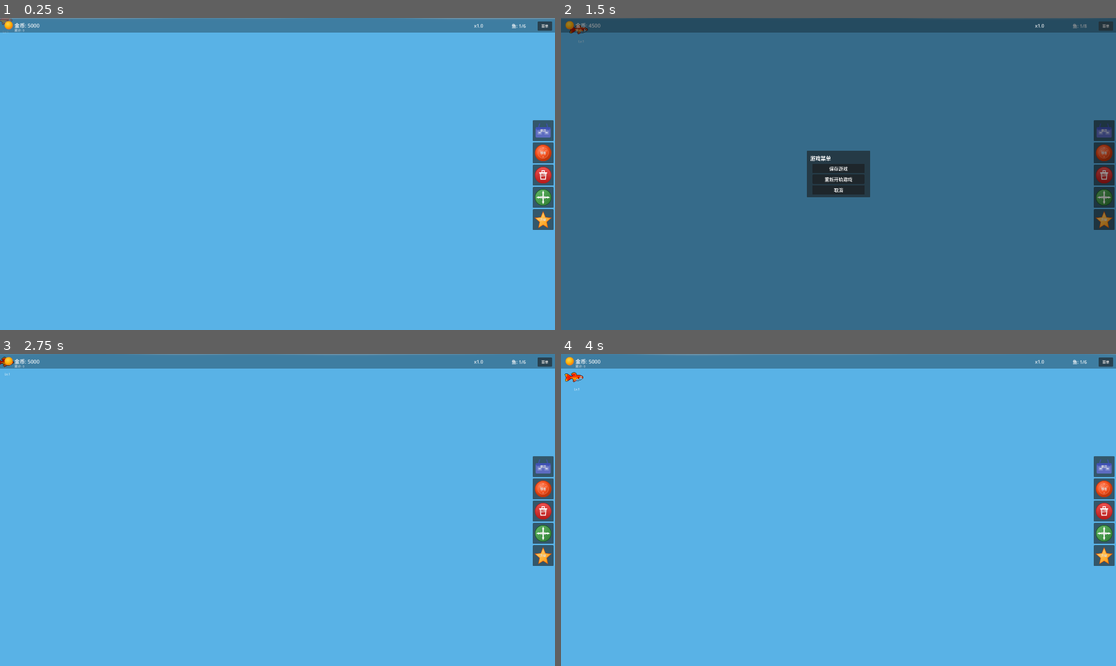
Above: before the commit, frames 1-4 (two rows, left to right).
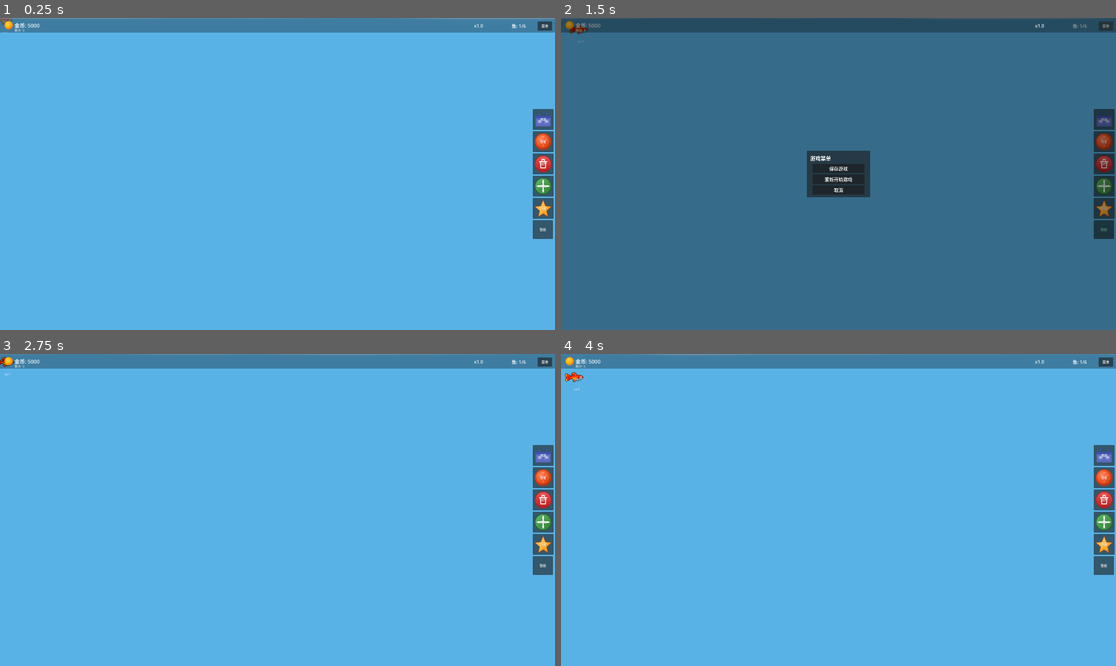
Above: after the commit, the same moments.

Repository: ZhanXuzhao/Deskquarium
Game: Godot game, scene res://main.tscn
The game is run twice, just before and just after one commit, with the same random seed, the same clock (stepped at 60 frames per second) and the same inputs.
Inputs (mouse positions are in pixels of both pictures, inside the frame that each line leads up to):
- Up to frame 1 (0.25 s): no input
- Up to frame 2 (1.5 s): click (1104, 230) at 0.5 s, where only the run after the commit has a clickable "壁纸"; click "菜单" at 1.25 s
- Up to frame 3 (2.75 s): click "重新开始游戏" at 2 s
- Up to frame 4 (4 s): click "商店" at 2.75 s; click "关闭" at 3.5 s

The runs differ from the first frame. In frame 1, 1.2% of the frame differs, in the area x 95-100%, y 29-71%; in frame 2, 1.1%; in frame 3, 1.2%; in frame 4, 1.2%.

Commit message:
feat: add wallpaper mode to side menu

Diff:
--- a/scripts/main.gd
+++ b/scripts/main.gd
@@ -43,6 +43,12 @@
 var _earned_label: Label
 var _fish_count_label: Label
 
+var _wallpaper_mode: bool = false
+var _prev_window_mode: int = DisplayServer.WINDOW_MODE_WINDOWED
+var _prev_borderless: bool = false
+var _prev_window_pos: Vector2i = Vector2i.ZERO
+var _prev_window_size: Vector2i = Vector2i.ZERO
+
 # 装饰物放置模式
 var _placement_preview: Sprite2D = null
 var _placement_deco_type: int = -1
@@ -297,6 +303,7 @@
 				{"action": "sell"},
 				{"action": "move"},
 				{"action": "upgrade"},
+				{"action": "wallpaper"},
 			]
 			var btn_count := buttons.size()
 			var btn_width := 70
@@ -480,6 +487,7 @@
 		{"text": "出售", "icon": "res://assets/ui/ui_sell.svg", "action": "sell"},
 		{"text": "移动", "icon": "res://assets/ui/ui_move.svg", "action": "move"},
 		{"text": "升级", "icon": "res://assets/ui/ui_star.svg", "action": "upgrade"},
+		{"text": "壁纸", "icon": "", "action": "wallpaper"},
 	]
 
 	var btn_count := buttons.size()
@@ -502,10 +510,14 @@
 		btn.add_theme_font_size_override("font_size", 10)
 		ui.add_child(btn)
 
-		var tex := load(data.icon) as Texture2D
-		if tex:
-			btn.icon = tex
-			btn.icon_alignment = HORIZONTAL_ALIGNMENT_CENTER
+		if data.icon.is_empty():
+			# 壁纸按钮无图标，仅文字
+			btn.add_theme_font_size_override("font_size", 11)
+		else:
+			var tex := load(data.icon) as Texture2D
+			if tex:
+				btn.icon = tex
+				btn.icon_alignment = HORIZONTAL_ALIGNMENT_CENTER
 
 		match data.action:
 			"shop":
@@ -518,6 +530,8 @@
 				btn.pressed.connect(_toggle_move_mode.bind(btn))
 			"upgrade":
 				btn.pressed.connect(do_upgrade)
+			"wallpaper":
+				btn.pressed.connect(_toggle_wallpaper_mode.bind(btn))
 
 
 func _toggle_sell_mode(btn: Button) -> void:
@@ -542,6 +556,117 @@
 		if is_instance_valid(btn):
 			btn.modulate = Color(0.6, 1.0, 0.6) if active else Color(1, 1, 1, 1)
 	, CONNECT_ONE_SHOT)
+
+
+func _toggle_wallpaper_mode(btn: Button) -> void:
+	if not _wallpaper_mode:
+		_enter_wallpaper_mode()
+		btn.modulate = Color(0.6, 1.0, 0.8)
+	else:
+		_exit_wallpaper_mode()
+		btn.modulate = Color(1, 1, 1, 1)
+
+
+func _enter_wallpaper_mode() -> void:
+	_prev_window_mode = DisplayServer.window_get_mode()
+	_prev_borderless = DisplayServer.window_get_flag(DisplayServer.WINDOW_FLAG_BORDERLESS)
+	_prev_window_pos = DisplayServer.window_get_position()
+	_prev_window_size = DisplayServer.window_get_size()
+
+	DisplayServer.window_set_flag(DisplayServer.WINDOW_FLAG_BORDERLESS, true)
+	# 窗口最大化（不覆盖任务栏）
+	DisplayServer.window_set_mode(DisplayServer.WINDOW_MODE_MAXIMIZED)
+
+	# 在 Windows 上将窗口设为壁纸层（壁纸之上、图标之下）
+	if DisplayServer.get_name() == "Windows":
+		_set_window_as_wallpaper_windows()
+
+	_wallpaper_mode = true
+
+
+func _exit_wallpaper_mode() -> void:
+	if DisplayServer.get_name() == "Windows":
+		_restore_window_parent_windows()
+
+	DisplayServer.window_set_flag(DisplayServer.WINDOW_FLAG_BORDERLESS, _prev_borderless)
+	DisplayServer.window_set_mode(_prev_window_mode)
+	if _prev_window_pos != Vector2i.ZERO:
+		DisplayServer.window_set_position(_prev_window_pos)
+	if _prev_window_size != Vector2i.ZERO:
+		DisplayServer.window_set_size(_prev_window_size)
+
+	_wallpaper_mode = false
+
+
+func _set_window_as_wallpaper_windows() -> void:
+	"""通过 PowerShell 调用 Win32 API，将游戏窗口设为桌面壁纸层子窗口（壁纸之上、图标之下）"""
+	var hwnd := DisplayServer.window_get_native_handle(DisplayServer.WINDOW_HANDLE)
+	if hwnd == 0:
+		return
+
+	var ps_code := (
+		'Add-Type @"
+using System;
+using System.Runtime.InteropServices;
+public class W {
+    [DllImport("user32.dll")] public static extern IntPtr FindWindow(string c, string w);
+    [DllImport("user32.dll")] public static extern IntPtr FindWindowEx(IntPtr p, IntPtr c, string cn, string wn);
+    [DllImport("user32.dll")] public static extern IntPtr SetParent(IntPtr c, IntPtr p);
+    [DllImport("user32.dll")] public static extern bool MoveWindow(IntPtr h, int x, int y, int w, int h, bool r);
+    [DllImport("user32.dll")] public static extern IntPtr SendMessageTimeout(IntPtr h, int m, IntPtr wp, IntPtr lp, uint f, uint t, out IntPtr r);
+    [DllImport("user32.dll")] public static extern IntPtr GetWindow(IntPtr h, int cmd);
+}
+"@
+Add-Type -AssemblyName System.Windows.Forms
+$hwnd=[IntPtr]' + str(hwnd) + '
+$progman=[W]::FindWindow("Progman",$null)
+# 发送 0x052C 让 Progman 将桌面图标分离到 WorkerW
+[W]::SendMessageTimeout($progman,0x052C,[IntPtr]::Zero,[IntPtr]::Zero,2,1000,[ref][IntPtr]::Zero)
+# 遍历 WorkerW，找到包含 SHELLDLL_DefView 的那个（桌面图标层）
+$workerW=[IntPtr]::Zero
+$wallpaperW=[IntPtr]::Zero
+while($true){
+    $workerW=[W]::FindWindowEx([IntPtr]::Zero,$workerW,"WorkerW",$null)
+    if($workerW -eq [IntPtr]::Zero){break}
+    $defView=[W]::FindWindowEx($workerW,[IntPtr]::Zero,"SHELLDLL_DefView",$null)
+    if($defView -ne [IntPtr]::Zero){
+        # 图标层的上一个 Z 序窗口就是壁纸层
+        $wallpaperW=[W]::GetWindow($workerW,3)  # GW_HWNDPREV = 3
+        if($wallpaperW -eq [IntPtr]::Zero){$wallpaperW=$progman}
+        break
+    }
+}
+if($wallpaperW -eq [IntPtr]::Zero){$wallpaperW=$progman}
+[W]::SetParent($hwnd,[IntPtr]::Zero)
+[W]::SetParent($hwnd,$wallpaperW)
+$w=[System.Windows.Forms.Screen]::PrimaryScreen.Bounds.Width
+$h=[System.Windows.Forms.Screen]::PrimaryScreen.Bounds.Height
+[W]::MoveWindow($hwnd,0,0,$w,$h,$true)
+'
+	)
+
+	OS.execute("powershell", ["-NoProfile", "-NoLogo", "-Command", ps_code], [], true)
+
+
+func _restore_window_parent_windows() -> void:
+	"""将窗口父级设回桌面"""
+	var hwnd := DisplayServer.window_get_native_handle(DisplayServer.WINDOW_HANDLE)
+	if hwnd == 0:
+		return
+
+	var ps_code := (
+		'Add-Type @"
+using System;
+using System.Runtime.InteropServices;
+public class W {
+    [DllImport("user32.dll")] public static extern IntPtr SetParent(IntPtr c, IntPtr p);
+}
+"@
+[W]::SetParent([IntPtr]' + str(hwnd) + ',[IntPtr]::Zero)
+'
+	)
+
+	OS.execute("powershell", ["-NoProfile", "-NoLogo", "-Command", ps_code], [], true)
 
 
 func toggle_shop() -> void:
